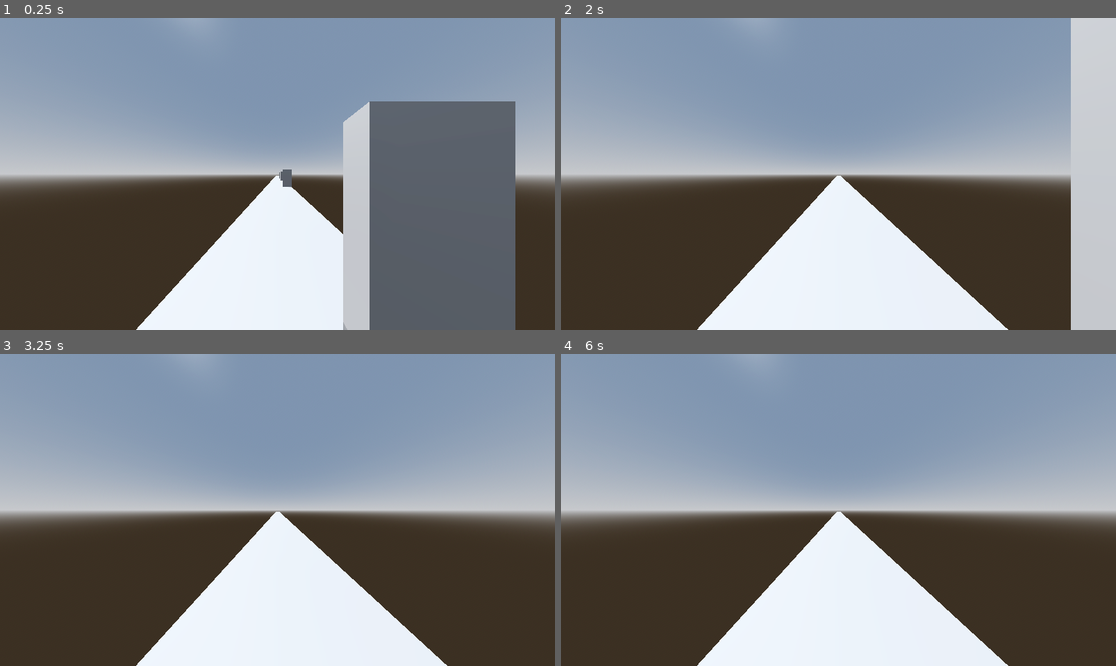
Above: before the commit, frames 1-4 (two rows, left to right).
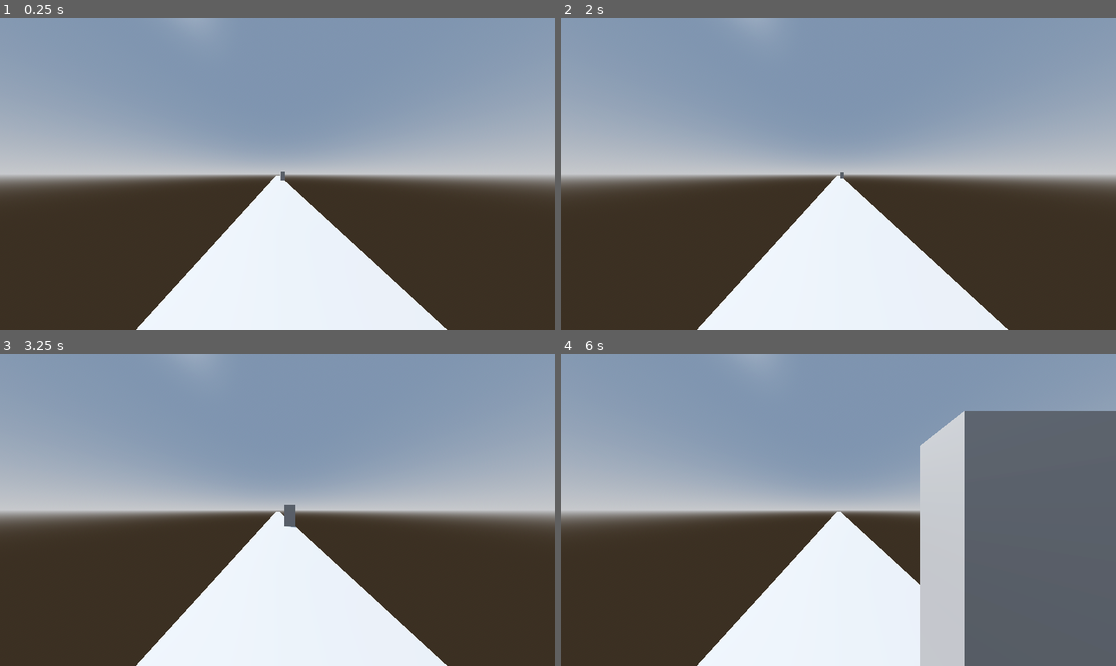
Above: after the commit, the same moments.

Repository: zs538/Spaztic-Garbage
Game: Godot game, scene res://world/main.tscn
Same seed, same stepped clock (60 frames per second), same inputs: the game is played once before the commit and once after it.
Inputs:
- Up to frame 1 (0.25 s): no input
- Up to frame 2 (2 s): no input
- Up to frame 3 (3.25 s): tap Enter at 2.75 s
- Up to frame 4 (6 s): tap Space at 4.25 s; tap Enter at 5 s

The runs differ from the first frame. In frame 1, 22% of the frame differs, in the area x 50-93%, y 26-100%; in frame 2, 7.4%; in frame 3, 0.1%; in frame 4, 28%, in the area x 64-100%, y 18-100%.
Error before the commit: Invalid call to function 'spawnEnemy' in base 'Node3D (spawn.gd)'. Expected 2 arguments. (res://world/enemySc.gd:11)

Commit message:
enema spawn #2

Diff:
--- a/spastic-garbage/project.godot
+++ b/spastic-garbage/project.godot
@@ -14,3 +14,8 @@
 run/main_scene="res://world/main.tscn"
 config/features=PackedStringArray("4.3", "Forward Plus")
 config/icon="res://icon.svg"
+
+[autoload]
+
+patterns="*res://world/patterns.gd"
+spawn="*res://world/spawn.gd"
--- a/spastic-garbage/world/enemy.tscn
+++ b/spastic-garbage/world/enemy-dir/enemy.tscn
@@ -1,6 +1,6 @@
 [gd_scene load_steps=4 format=3 uid="uid://x15bu18483cq"]
 
-[ext_resource type="Script" path="res://world/enemySc.gd" id="1_d6vc1"]
+[ext_resource type="Script" path="res://world/enemy-dir/enemySc.gd" id="1_d6vc1"]
 
 [sub_resource type="BoxMesh" id="BoxMesh_73q5r"]
 size = Vector3(0.5, 1, 0.1)
--- a/spastic-garbage/world/enemySc.gd
+++ b/spastic-garbage/world/enemy-dir/enemySc.gd
@@ -1,12 +1,12 @@
 extends Node3D
-
-@onready var spawn = $"../"
 
 var speed = 7
 
 # Called every frame. 'delta' is the elapsed time since the previous frame.
 func _process(delta: float) -> void:
 	position.x -= speed*delta
-	if position.x < -1:
-		spawn.spawnEnemy()
+	if position.x <= -1:
+		var enemyType = spawn.enemyValue(true)
+		var enemyPosition = spawn.enemyValue(false)
+		spawn.spawnEnemy(enemyType, enemyPosition)
 		queue_free()
--- a/spastic-garbage/world/main.tscn
+++ b/spastic-garbage/world/main.tscn
@@ -1,9 +1,8 @@
-[gd_scene load_steps=8 format=3 uid="uid://b3f227knlum46"]
+[gd_scene load_steps=7 format=3 uid="uid://b3f227knlum46"]
 
 [ext_resource type="PackedScene" uid="uid://cg308qpg3hh21" path="res://world/floor.tscn" id="1_8o2l0"]
-[ext_resource type="Script" path="res://world/spawn.gd" id="1_v3re6"]
 [ext_resource type="PackedScene" uid="uid://c38guxycmkjfd" path="res://world/player.tscn" id="2_q2rjj"]
-[ext_resource type="PackedScene" uid="uid://x15bu18483cq" path="res://world/enemy.tscn" id="3_do2qm"]
+[ext_resource type="PackedScene" uid="uid://x15bu18483cq" path="res://world/enemy-dir/enemy.tscn" id="3_do2qm"]
 
 [sub_resource type="ProceduralSkyMaterial" id="ProceduralSkyMaterial_gf15s"]
 sky_horizon_color = Color(0.64625, 0.65575, 0.67075, 1)
@@ -19,8 +18,6 @@
 glow_enabled = true
 
 [node name="main" type="Node3D"]
-script = ExtResource("1_v3re6")
-enemies = Array[PackedScene]([ExtResource("3_do2qm")])
 
 [node name="DirectionalLight3D" type="DirectionalLight3D" parent="."]
 transform = Transform3D(-0.866023, -0.433016, 0.250001, 0, 0.499998, 0.866027, -0.500003, 0.749999, -0.43301, 0, 0, 0)
@@ -37,12 +34,3 @@
 
 [node name="enemy" parent="." instance=ExtResource("3_do2qm")]
 transform = Transform3D(-4.37114e-08, 0, 1, 0, 1, 0, -1, 0, -4.37114e-08, 10, 0, 0.5)
-
-[node name="enemy3" parent="." instance=ExtResource("3_do2qm")]
-transform = Transform3D(-4.37114e-08, 0, 1, 0, 1, 0, -1, 0, -4.37114e-08, 6, 0, 0.5)
-
-[node name="enemy4" parent="." instance=ExtResource("3_do2qm")]
-transform = Transform3D(-4.37114e-08, 0, 1, 0, 1, 0, -1, 0, -4.37114e-08, 2, 0, 0.5)
-
-[node name="enemy2" parent="." instance=ExtResource("3_do2qm")]
-transform = Transform3D(-4.37114e-08, 0, 1, 0, 1, 0, -1, 0, -4.37114e-08, 14, 0, 0.5)
--- a/spastic-garbage/world/patterns.gd
+++ b/spastic-garbage/world/patterns.gd
@@ -1,4 +1,8 @@
 extends Node3D
+
+var patternSelected = false
+var currentPattern = []
+var index = 0
 
 var patterns = [
 		[
@@ -15,3 +19,17 @@
 
 func returnPattern():
 	return patterns.pick_random()
+
+func selectPattern():
+	index = 0
+	currentPattern = returnPattern()
+	patternSelected = true
+
+func getCurrentEnemy():
+	return currentPattern[index]
+
+func nextEnemy():
+	if index < currentPattern.size() - 1:
+		index += 1
+	else:
+		patternSelected = false
--- a/spastic-garbage/world/spawn.gd
+++ b/spastic-garbage/world/spawn.gd
@@ -1,6 +1,9 @@
 extends Node3D
 
 @export var enemies: Array[PackedScene] = []
+
+func _ready() -> void:
+	enemies.append(preload("res://world/enemy-dir/enemy.tscn"))
 
 func spawnEnemy(type, enemyPositionZ) -> void:
 	var enemyToSpawn = enemies[type].instantiate()
@@ -8,8 +11,17 @@
 	enemyToSpawn.position.z = enemyPositionZ
 	add_child(enemyToSpawn)
 
-func nextEnemy():
-	pass
+func enemyValue(infoType):
+	if patterns.patternSelected == false:
+		patterns.selectPattern()
+
+	var currentEnemy = patterns.getCurrentEnemy()
+	patterns.nextEnemy()
+
+	if infoType:
+		return currentEnemy[0]
+	else:
+		return currentEnemy[1]
 
 
 #var index = 1
